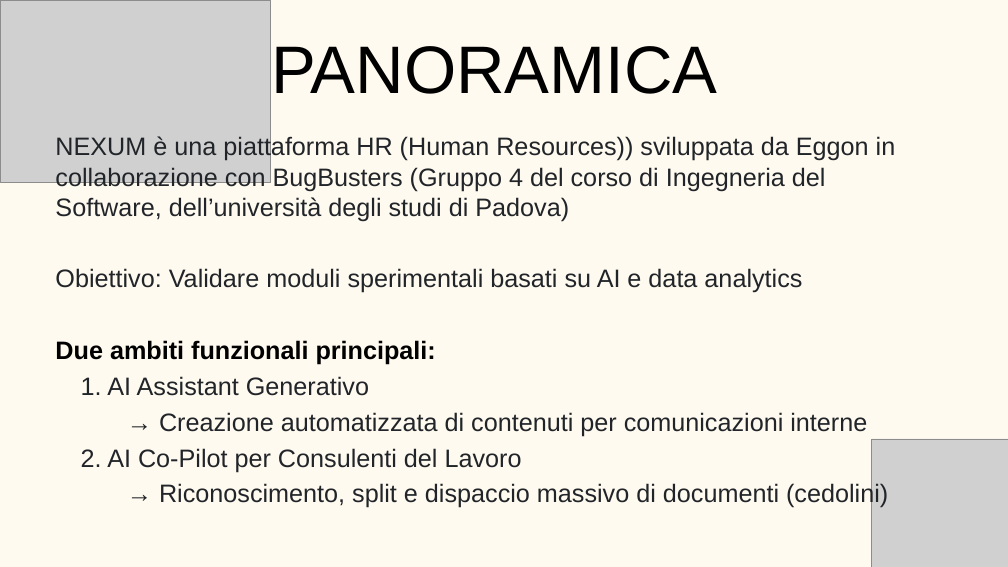
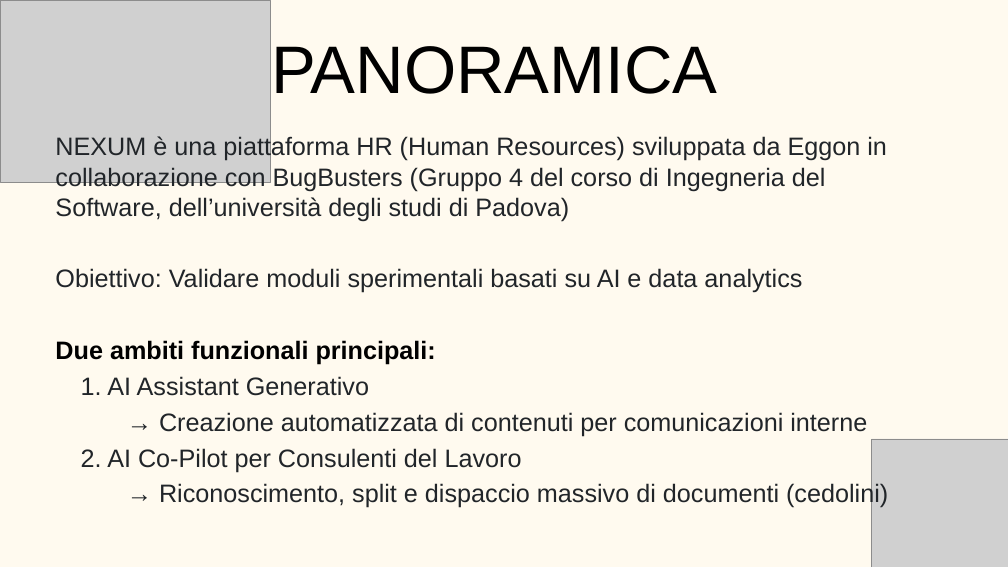
Before and after one commit to BugBustersUnipd/DocumentazioneSWE, a slide deck: slide 2 of RTB/TECNOLOGIE/Tecnologie.pptx. Drawn at 1008x567 pixels with LibreOffice and Linux fonts; fonts in the diff are those of the drawing; grey boxes stand for pictures. Boxes give left, top, right and bottom in pixels: in the first picture for what was removed or moved away, otherwise in the second. Text is boxed around its words. In the diff, an @@ line names an element or a change of style, - is before the commit and + after.

```diff
--- a/RTB/TECNOLOGIE/Tecnologie.pptx
+++ b/RTB/TECNOLOGIE/Tecnologie.pptx
@@ text at box(55, 135, 887, 221): text changed @@
-NEXUM è una piattaforma HR (Human Resources)) sviluppata da Eggon in collaborazione con BugBusters (Gruppo 4 del corso di Ingegneria del Software, dell’università degli studi di Padova)
+NEXUM è una piattaforma HR (Human Resources) sviluppata da Eggon in collaborazione con BugBusters (Gruppo 4 del corso di Ingegneria del Software, dell’università degli studi di Padova)
```
Also in this commit, not shown: 1 other file.
